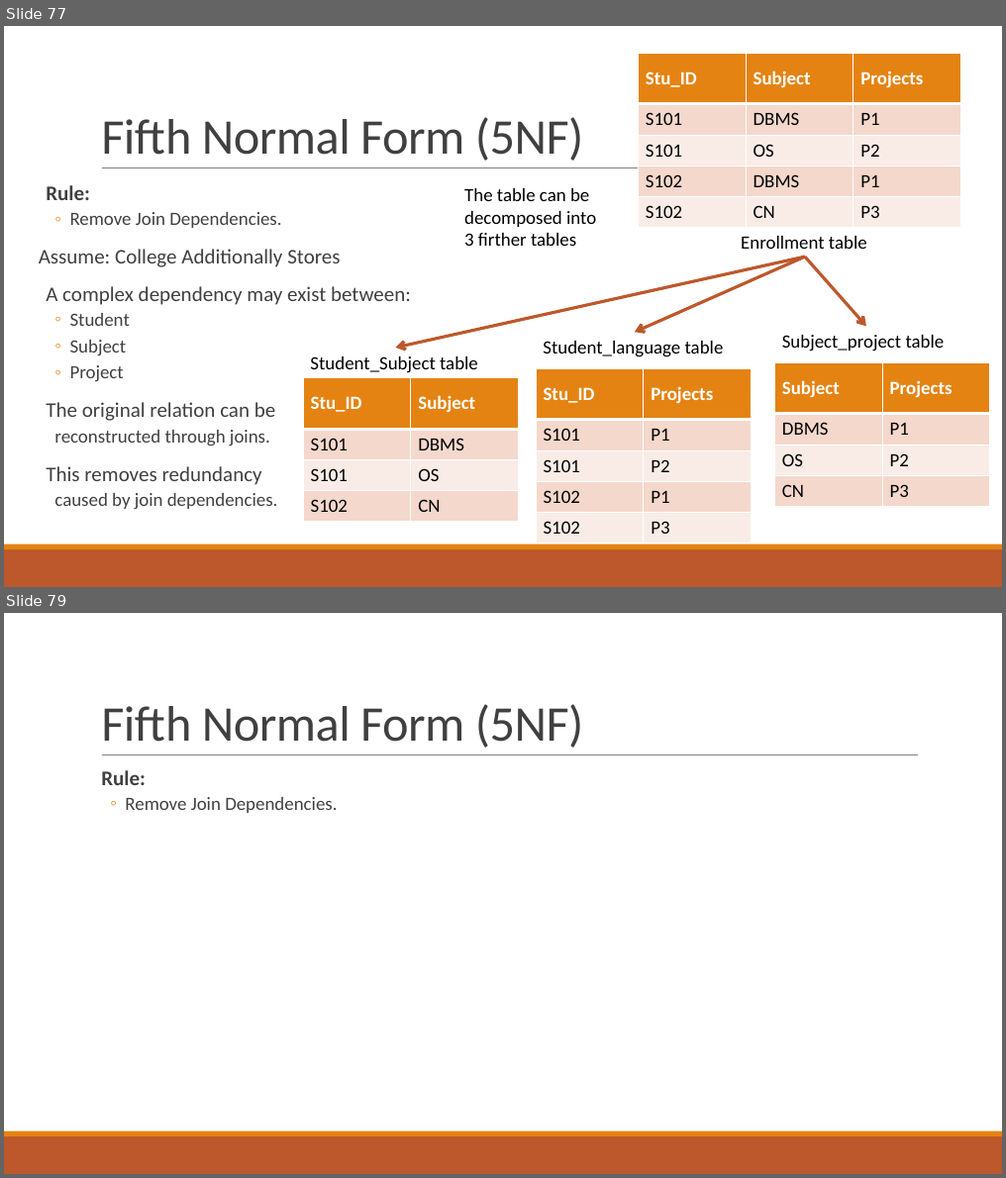
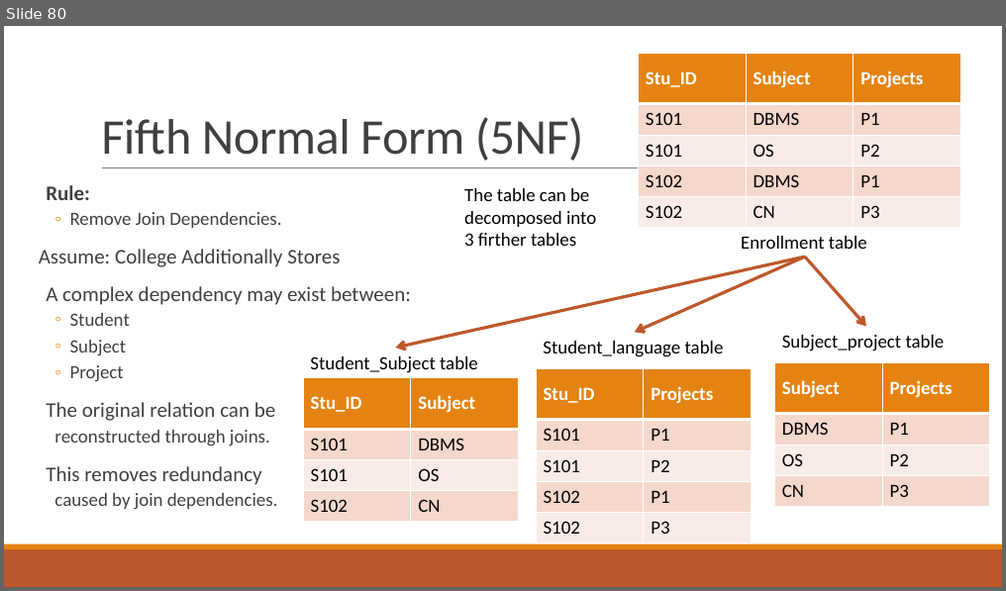
Before and after one commit to GajendraAwasthi/Pokhara-University-BCA-All-Semester-Notes-Codes, a slide deck: BCA 4th Semester/Database Management System/NOTES BY KAPIL/Unit 4 Relational Database Design.pptx. Shown one above the other, each under a label of ours: slides 77 and 79 before the commit, slide 80 after it; the slides between them are not shown. The pictures are 1006x1178 and 1006x591 pixels, drawn with LibreOffice and Linux fonts; fonts in the diff are those of the drawing. Boxes give left, top, right and bottom in pixels: in the first picture for what was removed or moved away, otherwise in the second. Text is boxed around its words. In the diff, an @@ line names an element or a change of style, - is before the commit and + after.

```diff
--- a/BCA 4th Semester/Database Management System/NOTES BY KAPIL/Unit 4 Relational Database Design.pptx
+++ b/BCA 4th Semester/Database Management System/NOTES BY KAPIL/Unit 4 Relational Database Design.pptx
@@ slide 79 removed at [4,613,1002,1174], background #FFFFFF; not listed: 3 template elements that a slide beside it also shows @@
@@ title removed at [101,704,584,748] @@
-Fifth Normal Form (5NF)
@@ text removed at [101,770,337,813] @@
-  Rule:
-  ◦ Remove Join Dependencies.
@@ what was slide 77 is now slide 80 @@
```
Also in this commit, not shown: 5 slides changed, 13 slides added, 3 other files.
